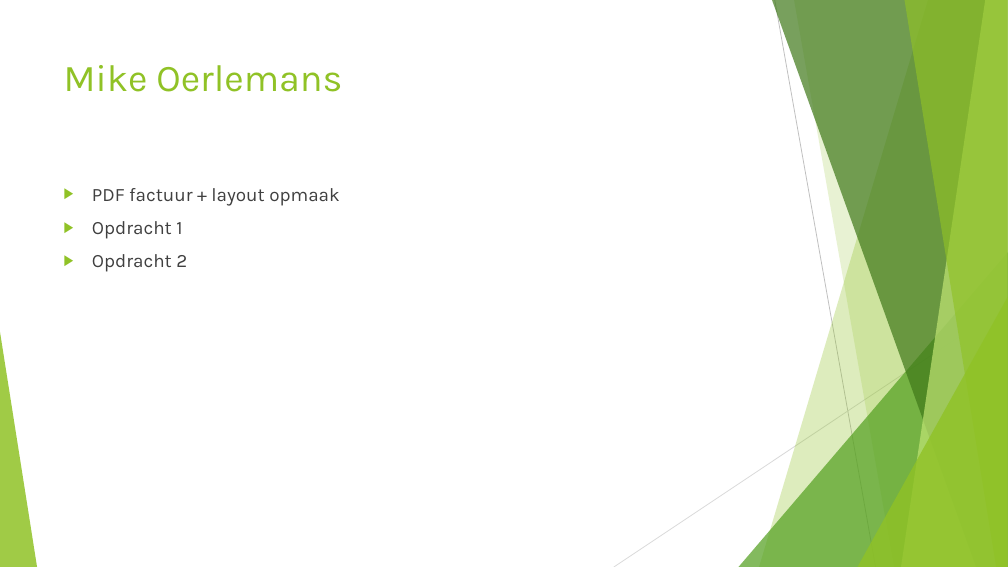
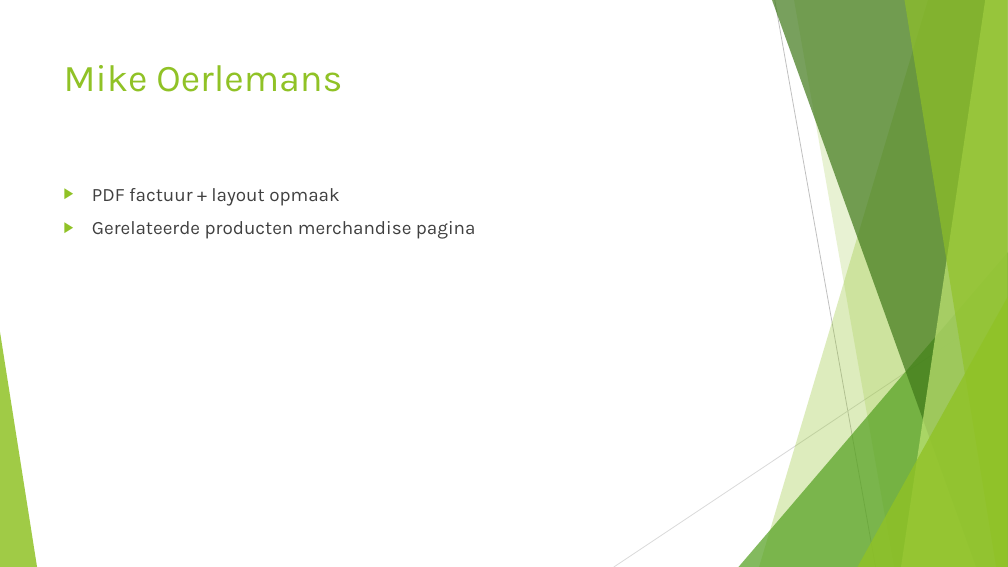
Before and after one commit to MennovanderKrift/vlambeer, a slide deck: slide 4 of presentatie_oplevering.pptx. Drawn at 1008x567 pixels with LibreOffice and Linux fonts; fonts in the diff are those of the drawing. Boxes give left, top, right and bottom in pixels: in the first picture for what was removed or moved away, otherwise in the second. Text is boxed around its words. In the diff, an @@ line names an element or a change of style, - is before the commit and + after.

Commit message:
presentatie aangepast

```diff
--- a/presentatie_oplevering.pptx
+++ b/presentatie_oplevering.pptx
@@ text at (92,221,476,239): text changed @@
-▶ Opdracht 1
-▶ Opdracht 2
+▶ Gerelateerde producten merchandise pagina
```
